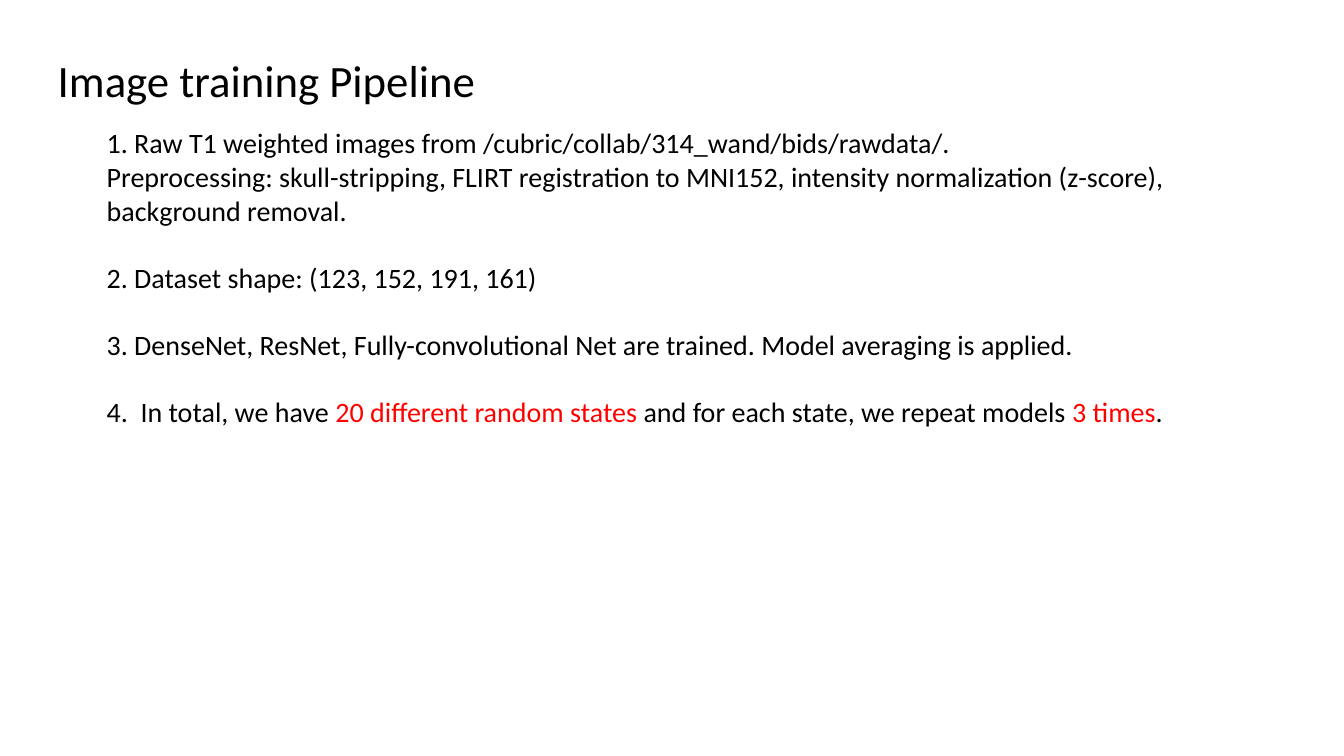
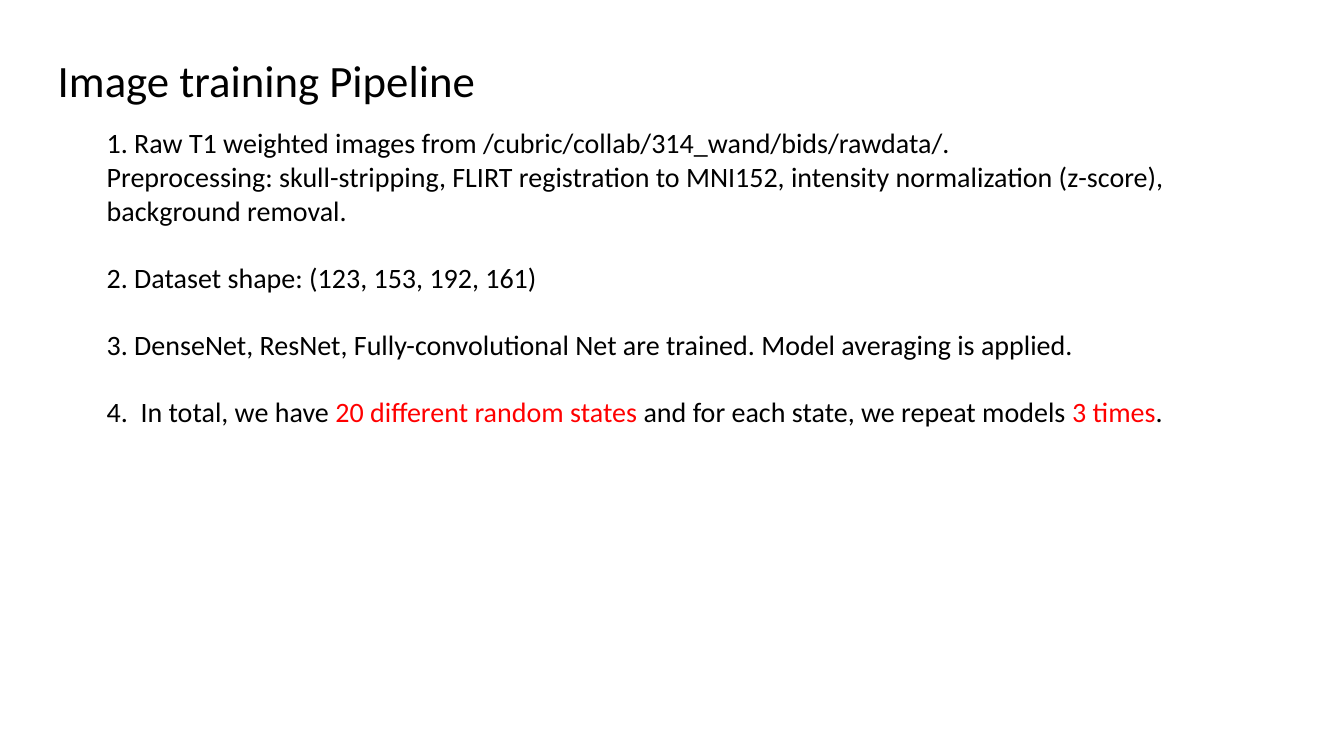
Before and after one commit to hanzhiwangchn/Microstructure_Age_Prediction, a slide deck: slide 11 of summary.pptx. Drawn at 1344x756 pixels with LibreOffice and Linux fonts; fonts in the diff are those of the drawing; background and template pictures are left out. Boxes give left, top, right and bottom in pixels: in the first picture for what was removed or moved away, otherwise in the second. Text is boxed around its words. In the diff, an @@ line names an element or a change of style, - is before the commit and + after.

```diff
--- a/summary.pptx
+++ b/summary.pptx
@@ text at [107,267,536,293]: text changed @@
-2. Dataset shape: (123, 152, 191, 161)
+2. Dataset shape: (123, 153, 192, 161)
```
Also in this commit, not shown: 3 slides added, 4 other files.
